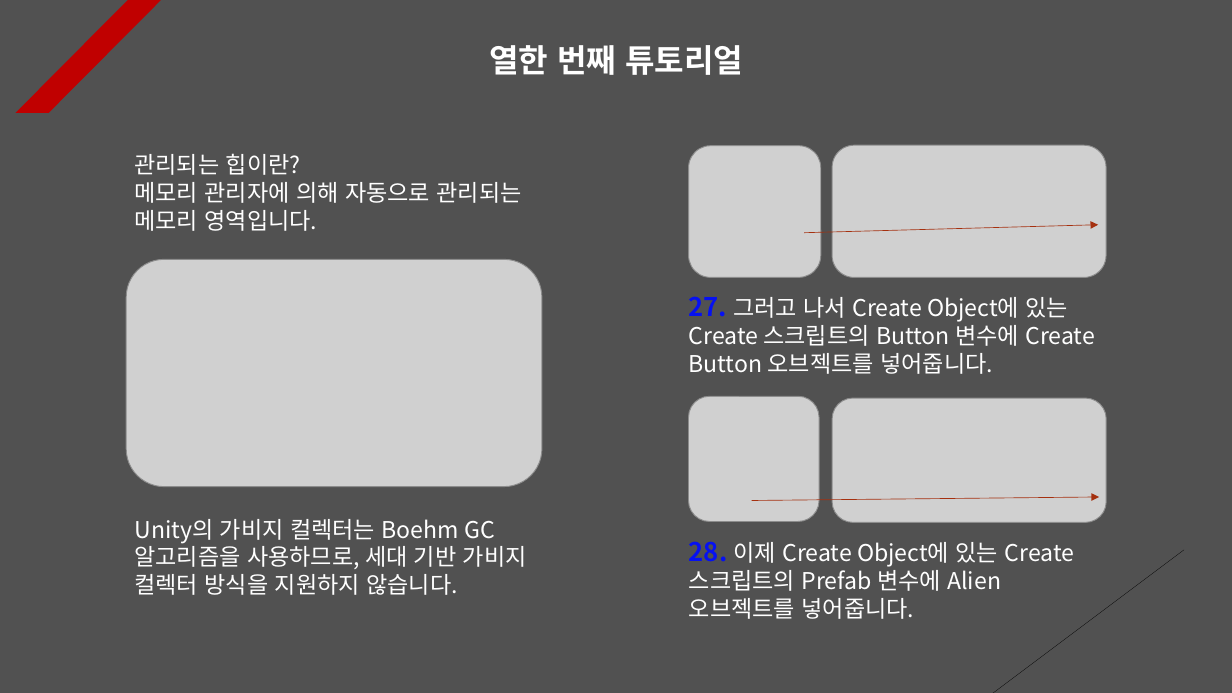
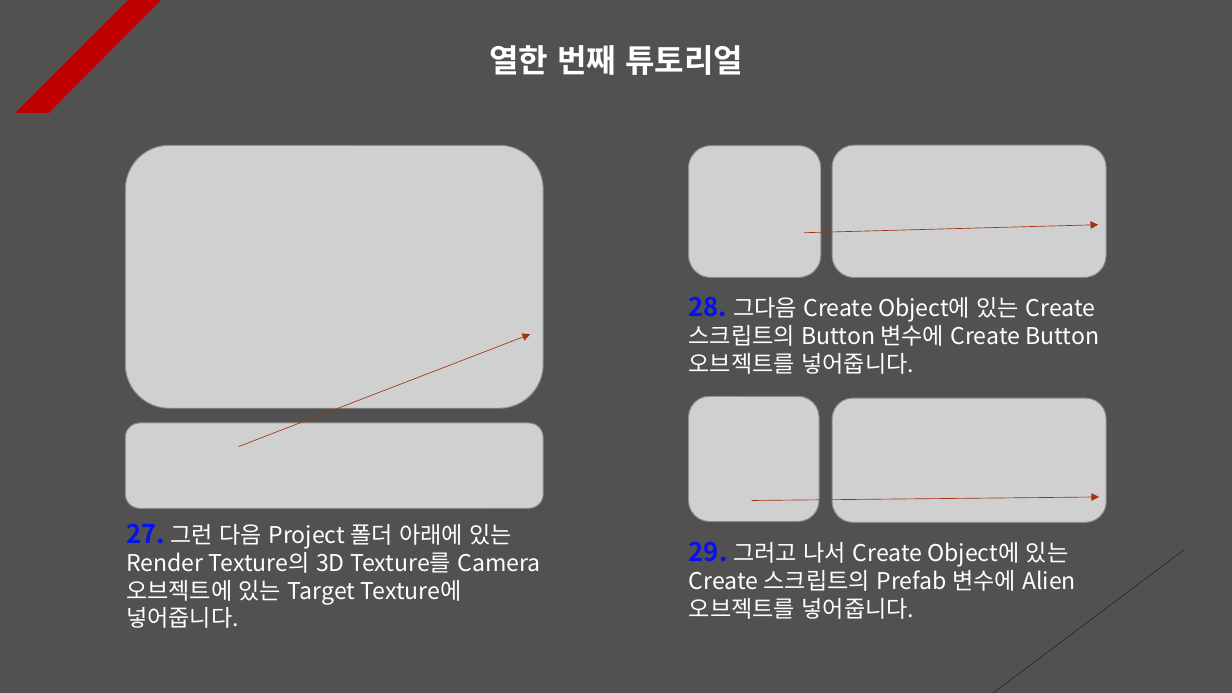
Before and after one commit to Unity2033/3D-UnityEngine, a slide deck: slide 11 of Assets/Instantiate & Destroy/PPT Data/Instatiate and Destroy Example.pptx (slide 12 before the commit). Drawn at 1232x693 pixels with LibreOffice and Linux fonts; fonts in the diff are those of the drawing; grey boxes stand for pictures. Boxes give left, top, right and bottom in pixels: in the first picture for what was removed or moved away, otherwise in the second. Text is boxed around its words. In the diff, an @@ line names an element or a change of style, - is before the commit and + after.

```diff
--- a/Assets/Instantiate & Destroy/PPT Data/Instatiate and Destroy Example.pptx
+++ b/Assets/Instantiate & Destroy/PPT Data/Instatiate and Destroy Example.pptx
@@ picture added at (x1=126, y1=145, x2=543, y2=409) @@
@@ text removed at (x1=134, y1=153, x2=522, y2=231) @@
-관리되는 힙이란?
-메모리 관리자에 의해 자동으로 관리되는 메모리 영역입니다.
@@ picture removed at (x1=127, y1=260, x2=543, y2=487) @@
@@ text at (x1=689, y1=296, x2=1099, y2=374): text changed @@
-27. 그러고 나서 Create Object에 있는 Create 스크립트의 Button 변수에 Create Button 오브젝트를 넣어줍니다.
+28. 그다음 Create Object에 있는 Create 스크립트의 Button 변수에 Create Button 오브젝트를 넣어줍니다.
@@ arrow added from (238, 446) to (531, 335), #A5300F 0.5 pt dashed @@
@@ picture added at (x1=126, y1=423, x2=543, y2=508) @@
@@ text at (x1=126, y1=523, x2=541, y2=628): text changed @@
-Unity의 가비지 컬렉터는 Boehm GC 알고리즘을 사용하므로, 세대 기반 가비지 컬렉터 방식을 지원하지 않습니다.
+27. 그런 다음 Project 폴더 아래에 있는 Render Texture의 3D Texture를 Camera 오브젝트에 있는 Target Texture에 넣어줍니다.
@@ text at (x1=689, y1=541, x2=1076, y2=619): text changed @@
-28. 이제 Create Object에 있는 Create 스크립트의 Prefab 변수에 Alien 오브젝트를 넣어줍니다.
+29. 그러고 나서 Create Object에 있는 Create 스크립트의 Prefab 변수에 Alien 오브젝트를 넣어줍니다.
```
Also in this commit, not shown: 11 other slides changed, 1 slide removed, 42 other files.
